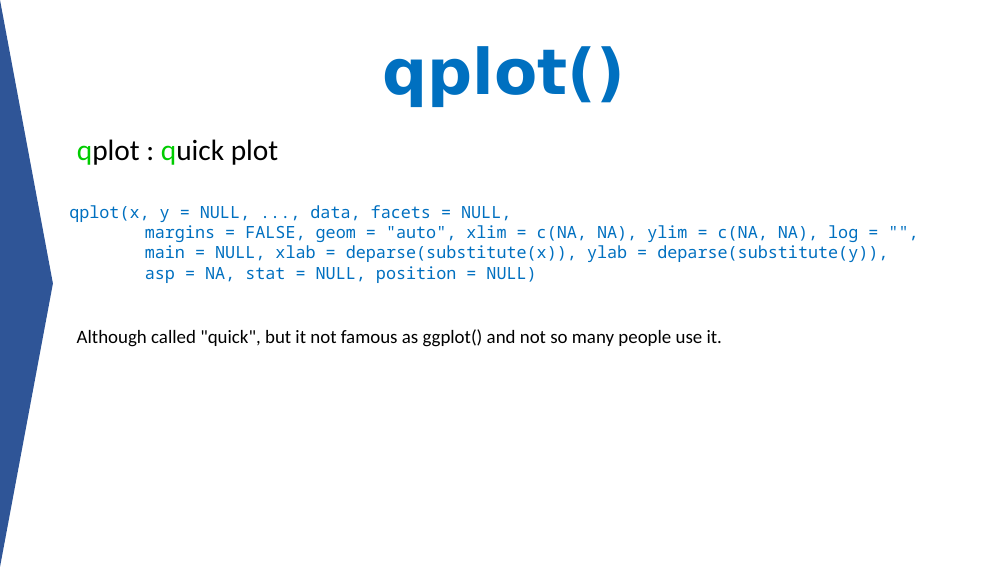
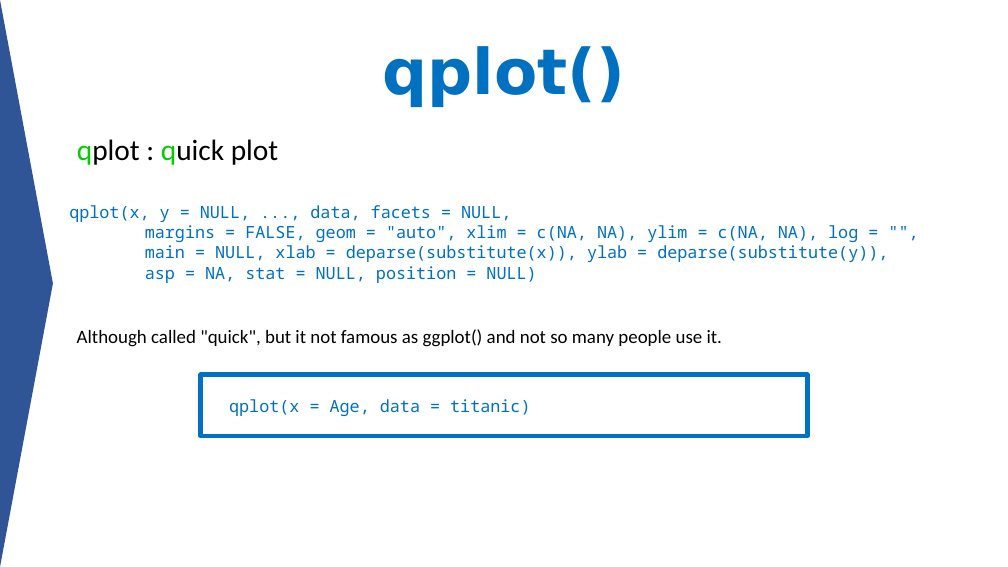
Before and after one commit to aephidayatuloh/DataViz-Introggplot2, a slide deck: slide 9 of Data Visualization - Simply but Beauty ggplot2.pptx. Drawn at 1008x567 pixels with LibreOffice and Linux fonts; fonts in the diff are those of the drawing. Boxes give left, top, right and bottom in pixels: in the first picture for what was removed or moved away, otherwise in the second. Text is boxed around its words. In the diff, an @@ line names an element or a change of style, - is before the commit and + after.

```diff
--- a/Data Visualization - Simply but Beauty ggplot2.pptx
+++ b/Data Visualization - Simply but Beauty ggplot2.pptx
@@ rectangle added at (201,375,808,436), fill #FFFFFF, outline #0070C0 4.5 pt, 16 pt, text #0070C0 @@
+qplot(x = Age, data = titanic)
```
